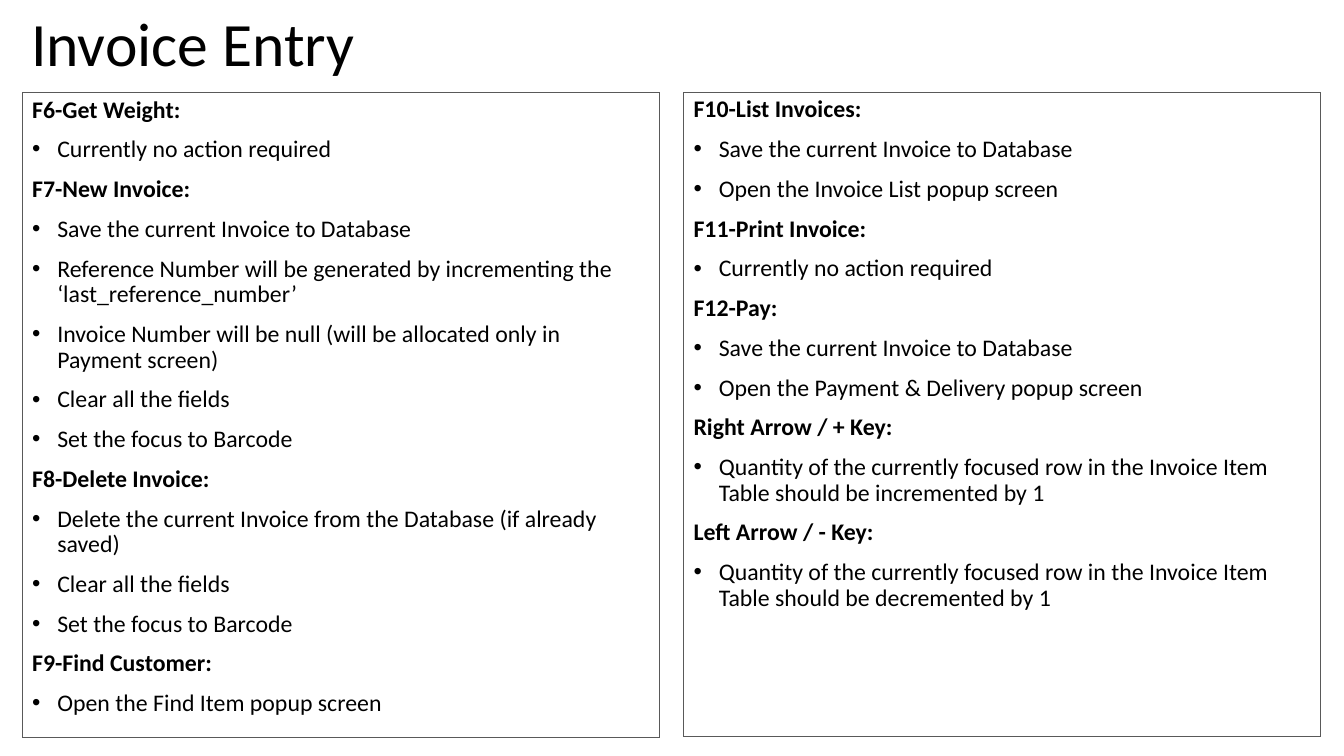
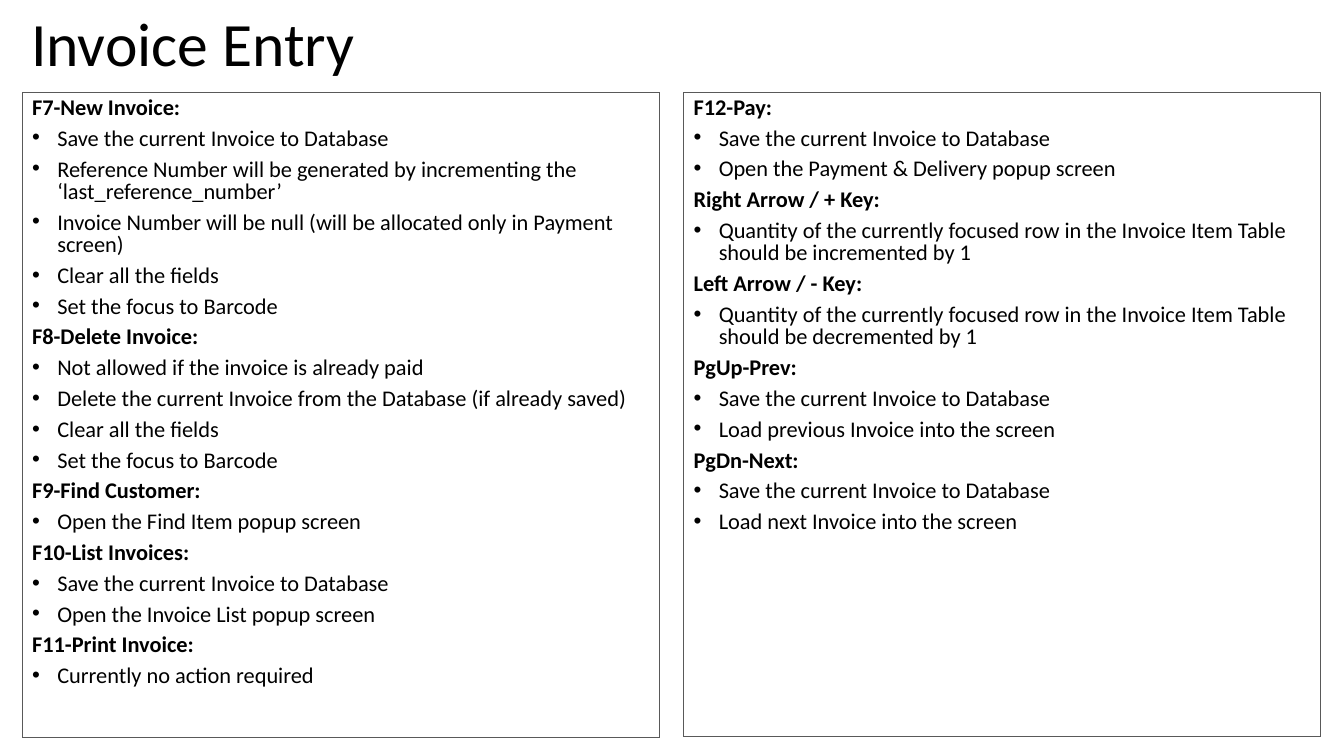
Before and after one commit to valignit/Documents, a slide deck: slide 22 of brief-specs.pptx. Drawn at 1344x756 pixels with LibreOffice and Linux fonts; fonts in the diff are those of the drawing. Boxes give left, top, right and bottom in pixels: in the first picture for what was removed or moved away, otherwise in the second. Text is boxed around its words. In the diff, an @@ line names an element or a change of style, - is before the commit and + after.

```diff
--- a/brief-specs.pptx
+++ b/brief-specs.pptx
@@ text in rectangle at (x1=32, y1=101, x2=331, y2=161): paragraphs removed @@
-F6-Get Weight:
-• Currently no action required
@@ text in rectangle at (x1=32, y1=99, x2=626, y2=533): size 17 to 16 pt in "F7-New Invoice:", "Save the current Invoice to Database", "Reference Number will be generated by incrementing ...", "Invoice Number will be null (will be ..." and 8 more places; line spacing 0.9 to 16pt; less space between paragraphs @@
@@ text in rectangle at (x1=694, y1=100, x2=1072, y2=280): paragraphs removed @@
-F10-List Invoices:
-• Save the current Invoice to Database
-• Open the Invoice List popup screen
-F11-Print Invoice:
-• Currently no action required
@@ text in rectangle at (x1=694, y1=100, x2=1286, y2=348): size 17 to 16 pt in "F12-Pay:", "Save the current Invoice to Database", "Open the Payment & Delivery popup screen", "Right Arrow / + Key:" and 3 more places; line spacing 0.9 to 16pt; less space between paragraphs @@
@@ text in rectangle at (x1=57, y1=359, x2=423, y2=379): paragraph added @@
+• Not allowed if the invoice is already paid
@@ text in rectangle at (x1=694, y1=360, x2=1055, y2=529): paragraphs added @@
+PgUp-Prev:
+• Save the current Invoice to Database
+• Load previous Invoice into the screen
+PgDn-Next:
+• Save the current Invoice to Database
+• Load next Invoice into the screen
@@ text in rectangle at (x1=32, y1=544, x2=388, y2=687): paragraphs added @@
+F10-List Invoices:
+• Save the current Invoice to Database
+• Open the Invoice List popup screen
+F11-Print Invoice:
+• Currently no action required
```
Also in this commit, not shown: 34 other slides changed.
